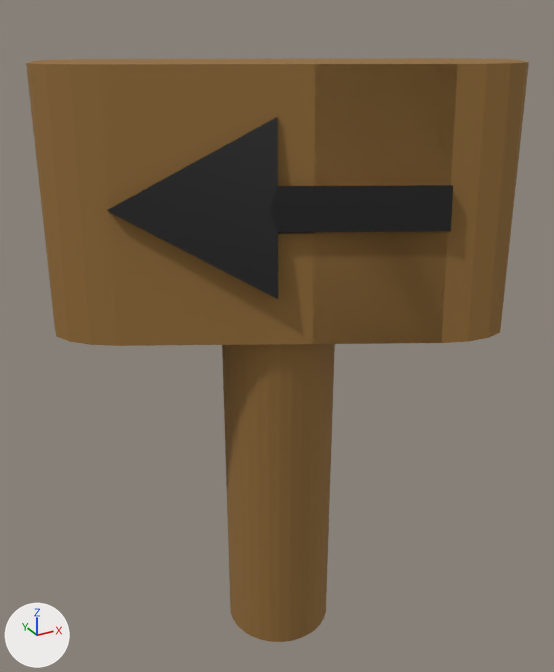
The FBX model Assets/Model/Oklu Tabela.fbx as it was, and as the next commit left it.
Both versions are drawn from a camera (50 mm lens) standing at (310.99, 296.35, 66.72) and looking at (316.78, 306.86, 61.46). Lighting does not change. The marker at lower left points along +X, +Y and +Z. Where no turn or scale is listed for an object, it has been applied to the vertices.

In view in the first picture: 'Text.001'.
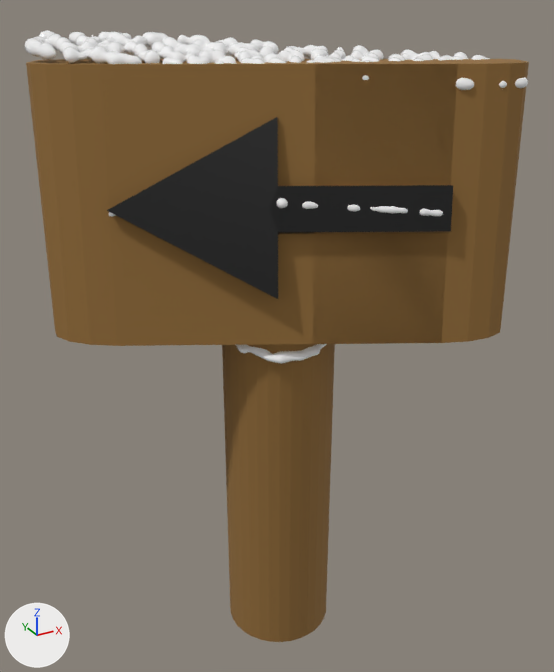
What differs and where, as boxes (x1, y1, x2, y2) in the pictures (554 x 672 px):
'SnowBall.001', added: after (25, 30, 528, 364)

The change in detail:
Material 'Snow' (mat_snow) is new.
Its base color is (0.904, 0.904, 0.904) (white #f4f4f4).
Its roughness is 0.1.
Mesh me_mesh_001 is new.
It has 43692 vertices, 43734 faces and spans x -3.18..3.34, y -1.95..2.08, z -3.23..1.53.
It uses material mat_snow (white #f4f4f4).
Object 'SnowBall.001' (ob_snowball_001) is new; it shows me_mesh_001.
Its location is (316.65, 306.64, 64.76).
